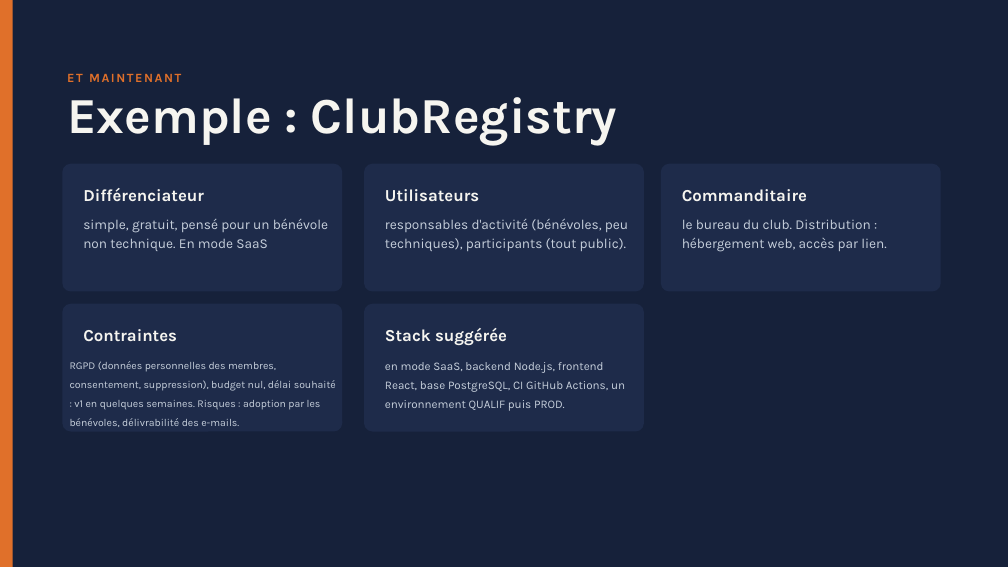
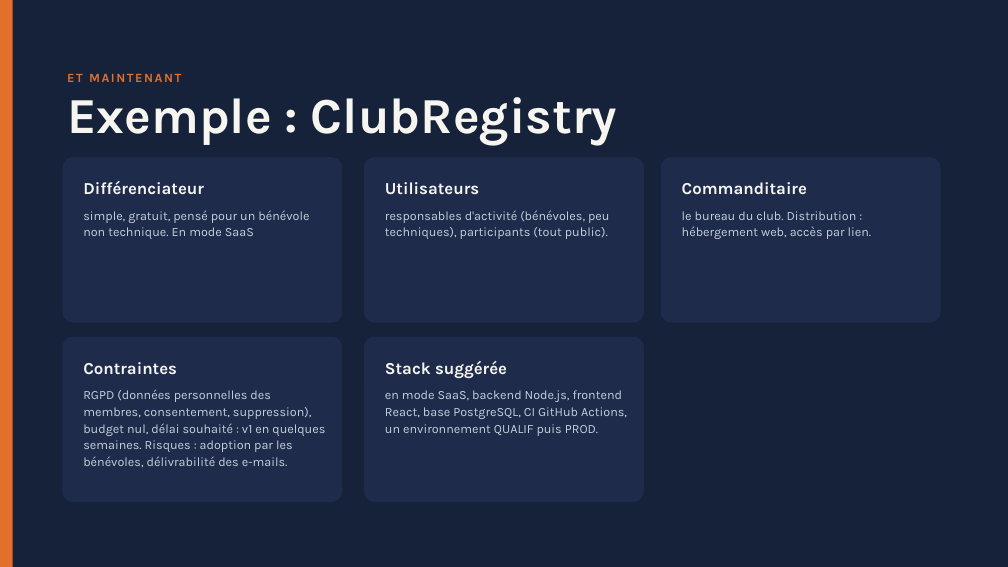
Before and after one commit to CCoupel/Claude-Launcher, a slide deck: slide 26 of Claude Code et le template projet.odp. Drawn at 1008x567 pixels with LibreOffice and Linux fonts; fonts in the diff are those of the drawing. Boxes give left, top, right and bottom in pixels: in the first picture for what was removed or moved away, otherwise in the second. Text is boxed around its words. In the diff, an @@ line names an element or a change of style, - is before the commit and + after.

```diff
--- a/Claude Code et le template projet.odp
+++ b/Claude Code et le template projet.odp
@@ rounded rectangle: place and size @@
-rounded rectangle at bbox=[62, 164, 342, 292]
+rounded rectangle at bbox=[62, 157, 342, 323]
@@ rounded rectangle: place and size @@
-rounded rectangle at bbox=[364, 164, 644, 292]
+rounded rectangle at bbox=[364, 157, 644, 323]
@@ rounded rectangle: place and size @@
-rounded rectangle at bbox=[661, 164, 941, 292]
+rounded rectangle at bbox=[661, 157, 941, 323]
@@ 3 texts: place and size @@
-3 texts at bbox=[83, 188, 807, 202]
+3 texts at bbox=[83, 181, 807, 195]
@@ text "simple, gratuit, pensé pour un ...": place and size @@
-text "simple, gratuit, pensé pour un ..." at bbox=[83, 219, 328, 251]
+text "simple, gratuit, pensé pour un ..." at bbox=[83, 210, 309, 239]
@@ text "responsables d'activité (bénévoles, peu techniques), ...": place and size @@
-text "responsables d'activité (bénévoles, peu techniques), ..." at bbox=[385, 219, 628, 251]
+text "responsables d'activité (bénévoles, peu techniques), ..." at bbox=[385, 210, 609, 239]
@@ size 13 to 12 pt; line spacing 18.2pt to 16pt in 3 elements at bbox=[385, 210, 609, 239], bbox=[83, 210, 309, 239], bbox=[682, 211, 872, 239] @@
@@ text "le bureau du club. Distribution ...": place and size @@
-text "le bureau du club. Distribution ..." at bbox=[682, 219, 886, 252]
+text "le bureau du club. Distribution ..." at bbox=[682, 211, 872, 239]
@@ rounded rectangle: place and size @@
-rounded rectangle at bbox=[62, 304, 342, 432]
+rounded rectangle at bbox=[62, 337, 342, 502]
@@ text "Contraintes": place and size @@
-text "Contraintes" at bbox=[83, 329, 177, 342]
+text "Contraintes" at bbox=[83, 362, 177, 375]
@@ rounded rectangle: place and size @@
-rounded rectangle at bbox=[364, 304, 644, 432]
+rounded rectangle at bbox=[364, 337, 644, 502]
@@ text "Stack suggérée": place and size @@
-text "Stack suggérée" at bbox=[385, 328, 507, 345]
+text "Stack suggérée" at bbox=[385, 361, 507, 378]
@@ text "RGPD (données personnelles des membres, ...": place and size @@
-text "RGPD (données personnelles des membres, ..." at bbox=[70, 361, 336, 427]
+text "RGPD (données personnelles des membres, ..." at bbox=[83, 389, 325, 467]
@@ text "RGPD (données personnelles des membres, ..." at bbox=[83, 389, 325, 467]: size 10 to 12 pt; line spacing 18.2pt to 16pt @@
@@ text "en mode SaaS, backend Node.js, ...": place and size @@
-text "en mode SaaS, backend Node.js, ..." at bbox=[385, 362, 625, 411]
+text "en mode SaaS, backend Node.js, ..." at bbox=[385, 390, 627, 436]
@@ text "en mode SaaS, backend Node.js, ..." at bbox=[385, 390, 627, 436]: size 11.1 to 12 pt; line spacing 18.2pt to 16pt @@
```
Also in this commit, not shown: 3 other slides changed, 1 other file.
